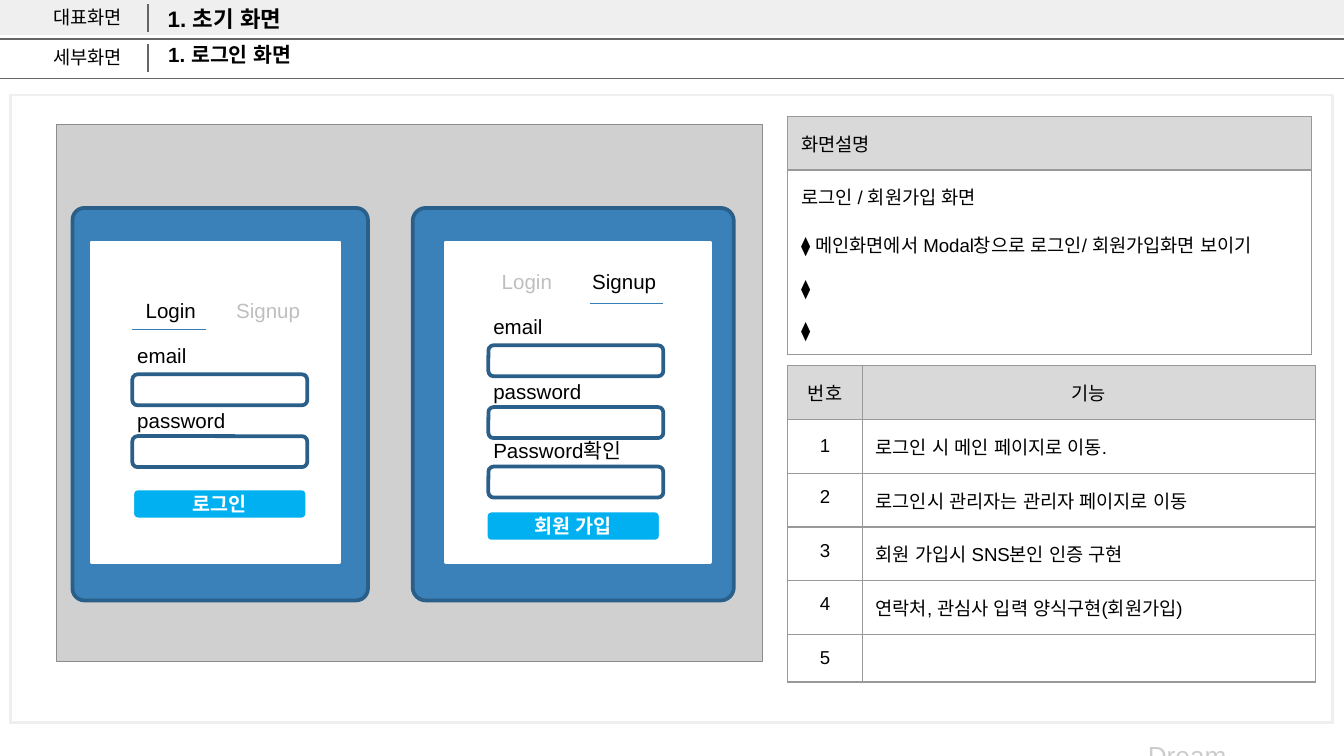
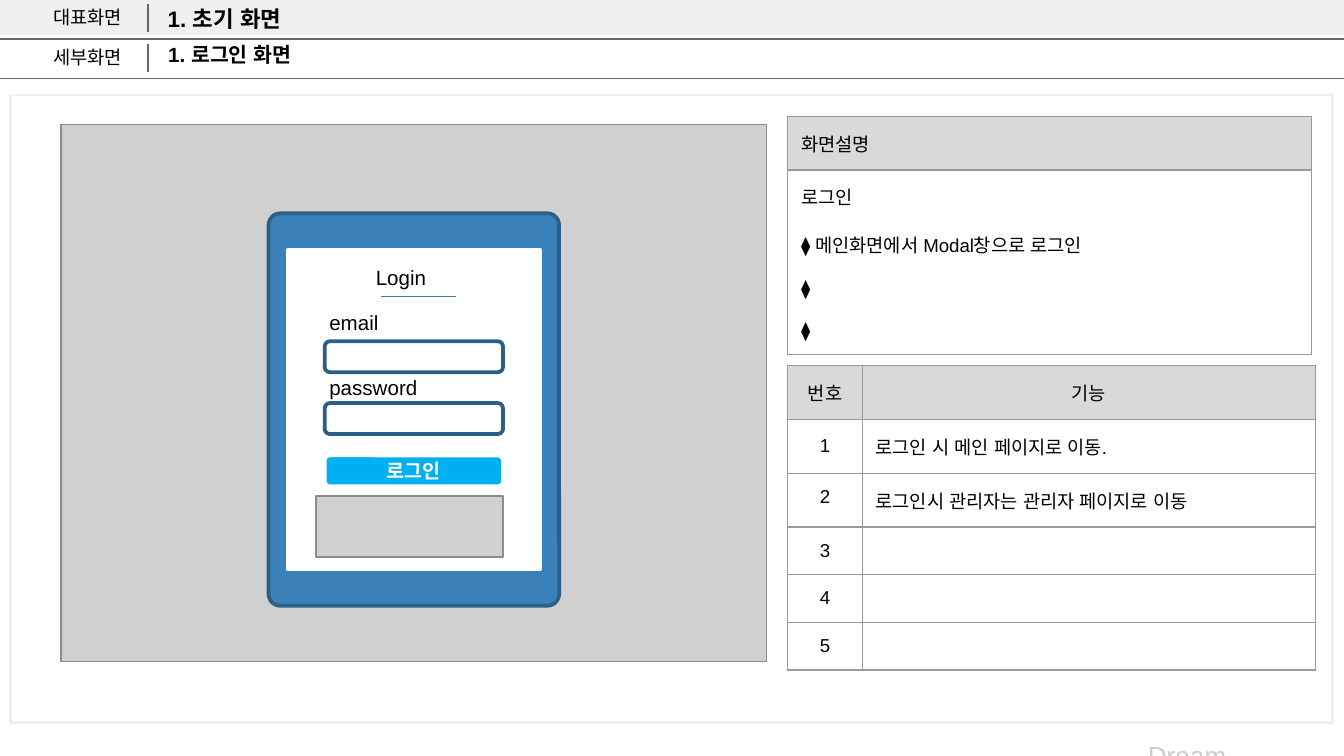
Before and after one commit to lyh5939/Tim_project, a slide deck: slide 4 of note/웹 화면설계서.pptx. Drawn at 1344x756 pixels with LibreOffice and Linux fonts; fonts in the diff are those of the drawing; grey boxes stand for pictures. Boxes give left, top, right and bottom in pixels: in the first picture for what was removed or moved away, otherwise in the second. Text is boxed around its words. In the diff, an @@ line names an element or a change of style, - is before the commit and + after.

```diff
--- a/note/웹 화면설계서.pptx
+++ b/note/웹 화면설계서.pptx
@@ table at box(788, 117, 1312, 349) @@
-row 2, column 1: 로그인 / 회원가입 화면 / ⧫ 메인화면에서 Modal창으로 로그인/ 회원가입화면 보이기 / ⧫ / ⧫
+row 2, column 1: 로그인 / ⧫ 메인화면에서 Modal창으로 로그인 / ⧫ / ⧫
@@ picture: place and size @@
-picture at box(56, 125, 762, 661)
+picture at box(60, 125, 766, 661)
@@ rounded rectangle removed at box(413, 208, 734, 601) @@
@@ rounded rectangle: place and size @@
-rounded rectangle at box(73, 208, 368, 601)
+rounded rectangle at box(269, 214, 559, 606)
@@ rectangle: place and size @@
-rectangle at box(91, 242, 339, 562)
+rectangle at box(288, 250, 539, 570)
@@ rectangle removed at box(446, 242, 710, 562) @@
@@ text at box(376, 270, 426, 290): text changed; text colour #BFBFBF to #000000 @@
-Login Signup
+Login
@@ line moved from (132, 329) - (206, 329) to (382, 297) - (456, 297) @@
@@ text removed at box(502, 274, 656, 294) @@
-Login Signup
@@ text "email": place and size @@
-text "email" at box(137, 348, 186, 364)
+text "email" at box(329, 315, 378, 331)
@@ text removed at box(493, 319, 542, 335) @@
-email
@@ line removed from (590, 304) to (664, 304) @@
@@ rounded rectangle: place and size @@
-rounded rectangle at box(132, 375, 306, 406)
+rounded rectangle at box(325, 341, 504, 372)
@@ rounded rectangle removed at box(488, 345, 663, 376) @@
@@ text "password": place and size @@
-text "password" at box(137, 413, 225, 433)
+text "password" at box(329, 380, 417, 400)
@@ text removed at box(493, 384, 581, 404) @@
-password
@@ table at box(788, 366, 1316, 661) @@
-row 4, column 2: 회원 가입시 SNS본인 인증 구현
+row 4, column 2: 
-row 5, column 2: 연락처, 관심사 입력 양식구현(회원가입)
+row 5, column 2: 
@@ rounded rectangle: place and size @@
-rounded rectangle at box(132, 437, 306, 468)
+rounded rectangle at box(325, 403, 504, 434)
@@ rounded rectangle removed at box(488, 407, 663, 438) @@
@@ text removed at box(493, 442, 621, 460) @@
-Password확인
@@ rounded rectangle "로그인": place and size @@
-rounded rectangle "로그인" at box(132, 488, 306, 519)
+rounded rectangle "로그인" at box(325, 456, 504, 487)
@@ rounded rectangle removed at box(488, 466, 663, 497) @@
@@ picture added at box(316, 496, 503, 556) @@
@@ rounded rectangle removed at box(485, 511, 660, 542) @@
-회원 가입
```
Also in this commit, not shown: 3 other slides changed, 2 slides added, 15 other files.
